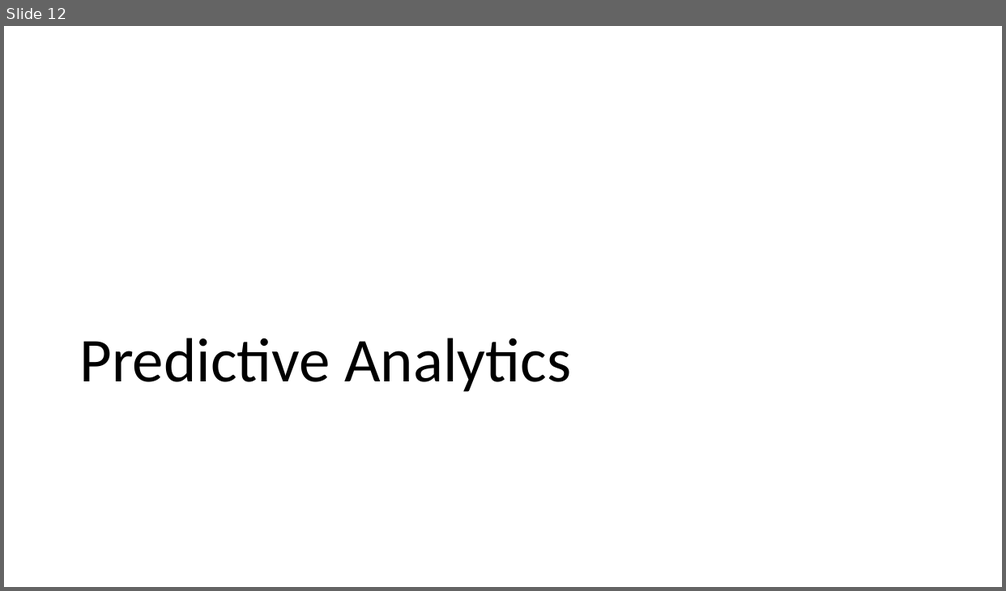
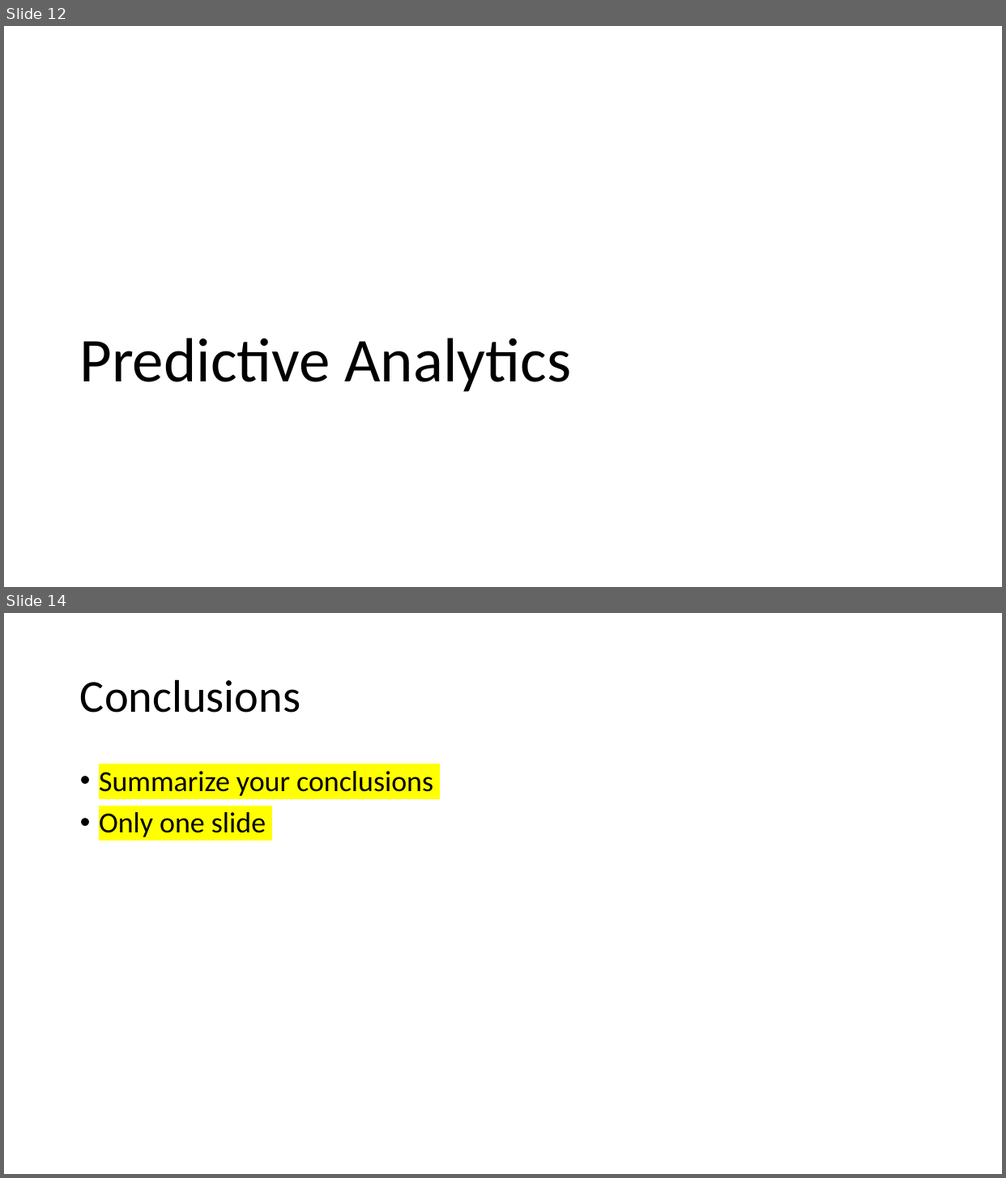
Before and after one commit to motazsaad/Data-Science-CSCI-3320, a slide deck: Project Presentation Template.pptx. Shown one above the other, each under a label of ours: slide 12 before the commit, slides 12 and 14 after it; the slides between them are not shown. The pictures are 1006x591 and 1006x1178 pixels, drawn with LibreOffice and Linux fonts; fonts in the diff are those of the drawing. Boxes give left, top, right and bottom in pixels: in the first picture for what was removed or moved away, otherwise in the second. Text is boxed around its words. In the diff, an @@ line names an element or a change of style, - is before the commit and + after.

```diff
--- a/Project Presentation Template.pptx
+++ b/Project Presentation Template.pptx
@@ slide 14 added at [4,613,1002,1174], background #FFFFFF @@
@@ title added at [80,679,300,713], 44 pt, text #000000 @@
+Conclusions
@@ text added at [99,771,433,837], 28 pt, text #000000 @@
+• Summarize your conclusions
+• Only one slide
```
Also in this commit, not shown: 4 slides changed, 1 other slide added.
